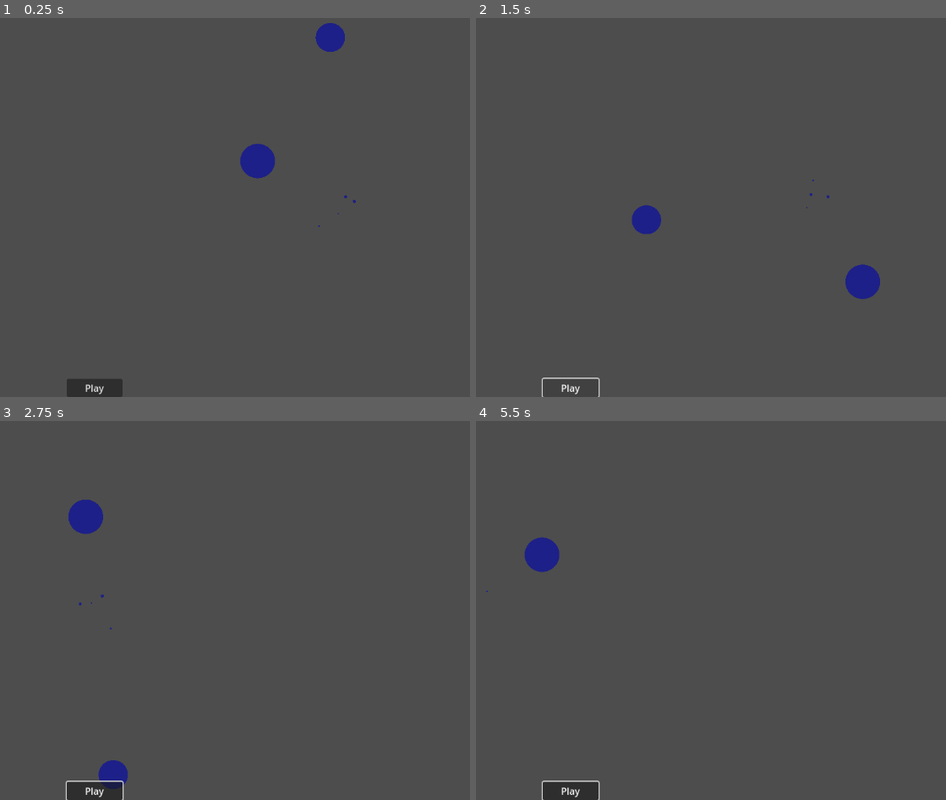
Above: before the commit, frames 1-4 (two rows, left to right).
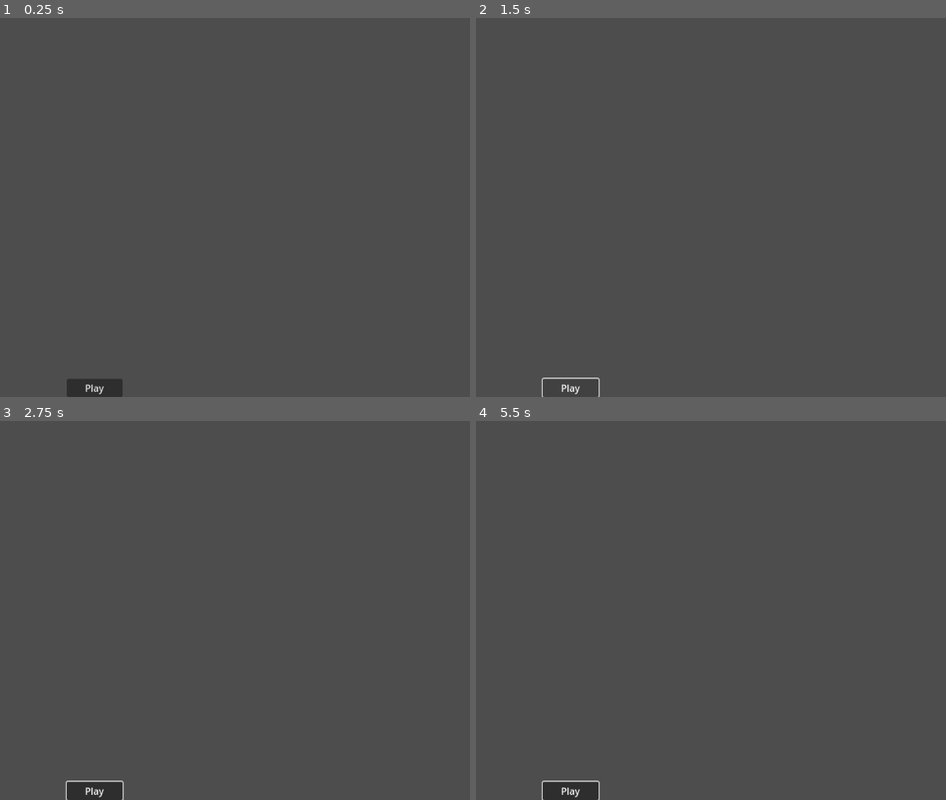
Above: after the commit, the same moments.

Repository: NayrbEroom/Space-Game-Take-Two
Game: Godot game, scene res://Scenes/main.tscn
Two runs of this game, one before a commit and one after it. Both use one fixed random seed, a clock stepped at 60 frames per second and the inputs below.
Inputs (mouse positions are in pixels of both pictures, inside the frame that each line leads up to):
- Up to frame 1 (0.25 s): no input
- Up to frame 2 (1.5 s): click "Play" at 0.5 s; click "Play" at 1.25 s
- Up to frame 3 (2.75 s): tap Enter at 2 s; move the mouse to (outside the picture) at 2.02 s; hold Right (ui_right) from 2.03 s (still down); click (outside the picture) at 2.17 s
- Up to frame 4 (5.5 s): release Right (ui_right) at 2.75 s; drag from (678, 629) to (781, 686) at 2.77 s; tap Space at 3.5 s; move the mouse to (880, 527) at 3.52 s; hold Right (ui_right) 3.53-4.25 s; drag from (781, 686) to (612, 553) at 4.27 s; tap Enter at 5 s; move the mouse to (outside the picture) at 5.02 s; hold Left (ui_left) from 5.03 s (still down)

The runs differ from the first frame. In frame 1, 0.9% of the frame differs, in the area x 51-76%, y 1-56%; in frame 2, 0.9%, in the area x 33-86%, y 42-75%; in frame 3, 0.8%; in frame 4, 0.5%.
Error after the commit: Invalid assignment of property or key 'orbital_inclination' with value of type 'float' on a base object of type 'Node2D (Planet)'. (res://Scenes/solar_system/p…

Commit message:
changing planetGeneration to make more sense for me

Diff:
--- a/Classes/Planet.gd
+++ b/Classes/Planet.gd
@@ -1,47 +1,50 @@
 extends Node2D
 
+class_name Planet
 
-var mass_kg: float
-var diameter_km: float
-var density_kg_m3: float
-var gravity_m_s2: float
-var escape_velocity_km_s: float
-var rotation_period_hours: float
-var length_of_day_hours: float
-var distance_from_sun_km: int
-var perihelion_km: int
-var aphelion_km: int
-var orbital_period_days: float
-var orbital_velocity_km_s: float
+var mass: String #kg
+var diameter: float #km
+var density: float #kg/m^3
+var gravity: float #m/s^2
+var escape_velocity: float #km/s
+var rotation_period: float #hours
+var length_of_day: float #hours
+var distance_from_sun: int #km
+var perihelion: int #km
+var aphelion: int #km
+var orbital_period: float #days
+var orbital_velocity: float #km/s
 var orbital_inclination_degrees: float
 var orbital_eccentricity: float
 var obliquity_to_orbit_degrees: float
-var mean_temperature_celsius: int
-var surface_pressure_bars: int
+var mean_temperature: int #celsius
+var surface_pressure: int #bars
 var number_of_moons: int
 var ring_system: bool
 var global_magnetic_field: bool
-var orbit_angle: float = 0.0
-var orbit_radius: int = 0
+var orbit_angle: float
+var orbit_radius: int
 
 func _init():
-	mass_kg = 0.0
-	diameter_km = 0.0
-	density_kg_m3 = 0.0
-	gravity_m_s2 = 0.0
-	escape_velocity_km_s = 0.0
-	rotation_period_hours = 0.0
-	length_of_day_hours = 0.0
-	distance_from_sun_km = 0
-	perihelion_km = 0
-	aphelion_km = 0
-	orbital_period_days = 0.0
-	orbital_velocity_km_s = 0.0
+	mass = ""
+	diameter = 0.0
+	density = 0.0
+	gravity = 0.0
+	escape_velocity = 0.0
+	rotation_period = 0.0
+	length_of_day = 0.0
+	distance_from_sun = 0
+	perihelion = 0
+	aphelion = 0
+	orbital_period = 0.0
+	orbital_velocity = 0.0
 	orbital_inclination_degrees = 0.0
 	orbital_eccentricity = 0.0
 	obliquity_to_orbit_degrees = 0.0
-	mean_temperature_celsius = 0
-	surface_pressure_bars = 0
+	mean_temperature = 0
+	surface_pressure = 0
 	number_of_moons = 0
 	ring_system = false
 	global_magnetic_field = false
+	orbit_angle = 0.0
+	orbit_radius = 0
--- a/Scenes/main.tscn
+++ b/Scenes/main.tscn
@@ -1,9 +1,10 @@
-[gd_scene load_steps=5 format=3 uid="uid://ddgo67e6ieaqg"]
+[gd_scene load_steps=6 format=3 uid="uid://ddgo67e6ieaqg"]
 
 [ext_resource type="PackedScene" uid="uid://datjdohaxqwps" path="res://Scenes/solar_system.tscn" id="1_c13n6"]
 [ext_resource type="Script" path="res://Scenes/main/main.gd" id="1_eof0r"]
 [ext_resource type="Script" path="res://Scenes/main/mainCamera.gd" id="2_nwgbq"]
 [ext_resource type="PackedScene" uid="uid://p15qlh882irx" path="res://Scenes/time_keeper.tscn" id="3_2pccp"]
+[ext_resource type="Script" path="res://Scenes/solar_system/planetGeneration copy.gd" id="4_6xju8"]
 
 [node name="Main" type="Node2D"]
 script = ExtResource("1_eof0r")
@@ -12,8 +13,20 @@
 [node name="Time Keeper" parent="." instance=ExtResource("3_2pccp")]
 
 [node name="Solar System" parent="." instance=ExtResource("1_c13n6")]
+script = ExtResource("4_6xju8")
 
 [node name="Main Camera" type="Camera2D" parent="."]
 script = ExtResource("2_nwgbq")
 panSpeed = 10.0
 zoomIncrement = 1.0
+
+[node name="GUI" type="CanvasLayer" parent="."]
+
+[node name="playButton" type="Button" parent="GUI"]
+offset_left = 114.0
+offset_top = 617.0
+offset_right = 209.0
+offset_bottom = 648.0
+text = "Play"
+
+[connection signal="pressed" from="GUI/playButton" to="Time Keeper" method="_on_play_button_pressed"]
--- a/Scenes/solar_system.tscn
+++ b/Scenes/solar_system.tscn
@@ -1,7 +1,7 @@
 [gd_scene load_steps=3 format=3 uid="uid://datjdohaxqwps"]
 
 [ext_resource type="Script" path="res://Scenes/solar_system/solarSystemScaling.gd" id="1_ogbh7"]
-[ext_resource type="Script" path="res://Scenes/solar_system/planetGeneration.gd" id="2_oufs1"]
+[ext_resource type="Script" path="res://Scenes/solar_system/planetGeneration copy.gd" id="2_cphiw"]
 
 [node name="Solar System" type="Node2D"]
 script = ExtResource("1_ogbh7")
@@ -9,9 +9,7 @@
 [node name="Orbitals" type="Node2D" parent="."]
 
 [node name="Planet Container" type="Node2D" parent="Orbitals"]
-script = ExtResource("2_oufs1")
-radiusHalfSize = 25.0
-posXHalfSize = 5000.0
+script = ExtResource("2_cphiw")
 
 [node name="Asteroid Container" type="Node2D" parent="Orbitals"]
 
--- /dev/null
+++ b/Scenes/solar_system/planetGeneration copy.gd
@@ -0,0 +1,54 @@
+extends Node2D
+
+#exports
+@export var debug: bool = false
+
+
+#inmports
+@onready var timeKeeper = get_node("../root/TimeKeeper")
+@onready var globalDate = Global.globalDate
+@onready var Planet = preload("res://Classes/Planet.gd")
+
+
+
+
+
+func _ready():
+
+	initPlanets()
+
+
+
+#need to set start location based on timeKeeper date
+func initPlanets():
+	var planetInput = FileReader.read_file("res://sol_planets.json")
+
+	for planetName in planetInput:
+		var currentPlanet = Planet.new()
+		var data = planetInput[planetName]
+
+		currentPlanet.name = planetName
+		currentPlanet.mass = str(data["Mass"])
+		currentPlanet.distance_from_sun = data["Distance from Sun"]
+		currentPlanet.orbital_period = data["Orbital Period"]
+		currentPlanet.orbital_eccentricity = data["Orbital Eccentricity"]
+		currentPlanet.orbital_inclination = data["Orbital Inclination"]
+		currentPlanet.perihelion = data["Perihelion"]
+		currentPlanet.aphelion = data["Aphelion"]
+
+		getPlanetPosition(currentPlanet.perihelion, currentPlanet.aphelion, currentPlanet.orbital_period, currentPlanet.orbital_eccentricity, currentPlanet.orbital_inclination, globalDate.get)
+
+
+		#init location
+		var planetLocation = Vector2(currentPlanet.distance_from_sun,0)
+
+
+func getPlanetPosition(perihelion: float, aphelion: float, orbital_period: float, orbital_eccentricity: float, orbital_inclination: float, current_time: float) -> Vector2:
+	var a = (perihelion + aphelion) / 2
+	var b = a * sqrt(1 - pow(orbital_eccentricity, 2))
+	var theta = 2 * PI * current_time / orbital_period
+	var x = a * cos(theta)
+	var y = b * sin(theta)
+	var x_prime = x * cos(orbital_inclination) - y * sin(orbital_inclination)
+	var y_prime = x * sin(orbital_inclination) + y * cos(orbital_inclination)
+	return Vector2(x_prime, y_prime)
--- a/Scenes/time_keeper.tscn
+++ b/Scenes/time_keeper.tscn
@@ -4,14 +4,4 @@
 
 [node name="Time Keeper" type="Node"]
 script = ExtResource("1_3sb2p")
-
-[node name="GUI" type="CanvasLayer" parent="."]
-
-[node name="playButton" type="Button" parent="GUI"]
-offset_left = 114.0
-offset_top = 617.0
-offset_right = 209.0
-offset_bottom = 648.0
-text = "Play"
-
-[connection signal="pressed" from="GUI/playButton" to="." method="_on_play_button_pressed"]
+debug = true
--- a/Scenes/time_keeper/timeKeeper.gd
+++ b/Scenes/time_keeper/timeKeeper.gd
@@ -10,7 +10,8 @@
 
 func _ready():
 	Global.globalDate = DateObject.new(26, 12, 2023)
-	Global.globalDate.printDate()
+	if debug:
+		Global.globalDate.printDate()
 
 
 func advanceTime(amount):
@@ -19,10 +20,15 @@
 	Global.globalDate.advanceDay(amount)
 	Global.globalDate.printDate()
 
+var lastDate = null  # Add this variable to store the date of the last update
+
 func movePlanets(amount):
+	var currentDate = Global.globalDate.getDay() + Global.globalDate.getMonth() * 30 + Global.globalDate.getYear() * 365
+	var daysPassed = currentDate - lastDate if lastDate else 0
+	lastDate = currentDate  # Update the lastDate variable
+
 	for planet in planetContainer.get_children():
 		var newPosition = Vector2()
-		var daysPassed = Global.globalDate.getDay() + Global.globalDate.getMonth() * 30 + Global.globalDate.getYear() * 365
 		var angle = (daysPassed * 2 * PI) / planet.orbital_period_days  # Calculate a different angle for each planet
 		planet.orbit_angle += angle  # Add the calculated angle to the planet's orbit_angle
 		newPosition.x = planet.orbit_radius * cos(planet.orbit_angle)
@@ -31,7 +37,6 @@
 		if debug:
 			print(planet.position)
 
-
 func _on_play_button_pressed():
 	if debug:
 		print("Pressed")
--- a/sol_planets.json
+++ b/sol_planets.json
@@ -1,20 +1,20 @@
 {
   "Mercury": {
-	"Mass (kg)": 330000000000000000000000,
-	"Diameter (km)": 4879,
-	"Density (kg/m3)": 5427,
-	"Gravity (m/s2)": 3.7,
-	"Escape Velocity (km/s)": 4.3,
-	"Rotation Period (hours)": 1407.6,
-	"Length of Day (hours)": 4222.6,
-	"Distance from Sun (km)": 57900000,
-	"Perihelion (km)": 46000000,
-	"Aphelion (km)": 69800000,
-	"Orbital Period (days)": 88.0,
-	"Orbital Velocity (km/s)": 47.4,
-	"Orbital Inclination (degrees)": 7.0,
+	"Mass": 330000000000000000000000,
+	"Diameter": 4879,
+	"Density": 5427,
+	"Gravity": 3.7,
+	"Escape Velocity": 4.3,
+	"Rotation Period": 1407.6,
+	"Length of Day": 4222.6,
+	"Distance from Sun": 57900000,
+	"Perihelion": 46000000,
+	"Aphelion": 69800000,
+	"Orbital Period": 88.0,
+	"Orbital Velocity": 47.4,
+	"Orbital Inclination": 7.0,
 	"Orbital Eccentricity": 0.206,
-	"Obliquity to Orbit (degrees)": 0.034,
+	"Obliquity to Orbit": 0.034,
 	"Mean Temperature (C)": 167,
 	"Surface Pressure (bars)": 0,
 	"Number of Moons": 0,
@@ -22,21 +22,21 @@
 	"Global Magnetic Field": "Yes"
   },
   "Venus": {
-	"Mass (kg)": 4870000000000000000000000,
-	"Diameter (km)": 12104,
-	"Density (kg/m3)": 5243,
-	"Gravity (m/s2)": 8.9,
-	"Escape Velocity (km/s)": 10.4,
-	"Rotation Period (hours)": -5832.5,
-	"Length of Day (hours)": 2802.0,
-	"Distance from Sun (km)": 108200000,
-	"Perihelion (km)": 107500000,
-	"Aphelion (km)": 108900000,
-	"Orbital Period (days)": 224.7,
-	"Orbital Velocity (km/s)": 35.0,
-	"Orbital Inclination (degrees)": 3.4,
+	"Mass": 4870000000000000000000000,
+	"Diameter": 12104,
+	"Density": 5243,
+	"Gravity": 8.9,
+	"Escape Velocity": 10.4,
+	"Rotation Period": -5832.5,
+	"Length of Day": 2802.0,
+	"Distance from Sun": 108200000,
+	"Perihelion": 107500000,
+	"Aphelion": 108900000,
+	"Orbital Period": 224.7,
+	"Orbital Velocity": 35.0,
+	"Orbital Inclination": 3.4,
 	"Orbital Eccentricity": 0.007,
-	"Obliquity to Orbit (degrees)": 177.4,
+	"Obliquity to Orbit": 177.4,
 	"Mean Temperature (C)": 464,
 	"Surface Pressure (bars)": 92,
 	"Number of Moons": 0,
@@ -44,21 +44,21 @@
 	"Global Magnetic Field": "No"
   },
   "Earth": {
-	"Mass (kg)": 5970000000000000000000000,
-	"Diameter (km)": 12756,
-	"Density (kg/m3)": 5514,
-	"Gravity (m/s2)": 9.8,
-	"Escape Velocity (km/s)": 11.2,
-	"Rotation Period (hours)": 23.9,
-	"Length of Day (hours)": 24.0,
-	"Distance from Sun (km)": 149600000,
-	"Perihelion (km)": 147100000,
-	"Aphelion (km)": 152100000,
-	"Orbital Period (days)": 365.2,
-	"Orbital Velocity (km/s)": 29.8,
-	"Orbital Inclination (degrees)": 0.0,
+	"Mass": 5970000000000000000000000,
+	"Diameter": 12756,
+	"Density": 5514,
+	"Gravity": 9.8,
+	"Escape Velocity": 11.2,
+	"Rotation Period": 23.9,
+	"Length of Day": 24.0,
+	"Distance from Sun": 149600000,
+	"Perihelion": 147100000,
+	"Aphelion": 152100000,
+	"Orbital Period": 365.2,
+	"Orbital Velocity": 29.8,
+	"Orbital Inclination": 0.0,
 	"Orbital Eccentricity": 0.017,
-	"Obliquity to Orbit (degrees)": 23.4,
+	"Obliquity to Orbit": 23.4,
 	"Mean Temperature (C)": 15,
 	"Surface Pressure (bars)": 1,
 	"Number of Moons": 1,
@@ -66,21 +66,21 @@
 	"Global Magnetic Field": "Yes",
 	"Moons": {
 		"Moon": {
-			"Mass (kg)": 73000000000000000000000,
-			"Diameter (km)": 3475,
-			"Density (kg/m3)": 3340,
-			"Gravity (m/s2)": 1.6,
-			"Escape Velocity (km/s)": 2.4,
-			"Rotation Period (hours)": 655.7,
-			"Length of Day (hours)": 708.7,
-			"Distance from Sun (km)": 384000,
-			"Perihelion (km)": 363000,
-			"Aphelion (km)": 406000,
-			"Orbital Period (days)": 27.3,
-			"Orbital Velocity (km/s)": 1.0,
-			"Orbital Inclination (degrees)": 5.1,
+			"Mass": 73000000000000000000000,
+			"Diameter": 3475,
+			"Density": 3340,
+			"Gravity": 1.6,
+			"Escape Velocity": 2.4,
+			"Rotation Period": 655.7,
+			"Length of Day": 708.7,
+			"Distance from Sun": 384000,
+			"Perihelion": 363000,
+			"Aphelion": 406000,
+			"Orbital Period": 27.3,
+			"Orbital Velocity": 1.0,
+			"Orbital Inclination": 5.1,
 			"Orbital Eccentricity": 0.055,
-			"Obliquity to Orbit (degrees)": 6.7,
+			"Obliquity to Orbit": 6.7,
 			"Mean Temperature (C)": -20,
 			"Surface Pressure (bars)": 0,
 			"Number of Moons": 0,
@@ -90,21 +90,21 @@
 		}
   },
   "Mars": {
-	"Mass (kg)": 642000000000000000000000,
-	"Diameter (km)": 6792,
-	"Density (kg/m3)": 3934,
-	"Gravity (m/s2)": 3.7,
-	"Escape Velocity (km/s)": 5.0,
-	"Rotation Period (hours)": 24.6,
-	"Length of Day (hours)": 24.7,
-	"Distance from Sun (km)": 228000000,
-	"Perihelion (km)": 206700000,
-	"Aphelion (km)": 249300000,
-	"Orbital Period (days)": 687.0,
-	"Orbital Velocity (km/s)": 24.1,
-	"Orbital Inclination (degrees)": 1.8,
+	"Mass": 642000000000000000000000,
+	"Diameter": 6792,
+	"Density": 3934,
+	"Gravity": 3.7,
+	"Escape Velocity": 5.0,
+	"Rotation Period": 24.6,
+	"Length of Day": 24.7,
+	"Distance from Sun": 228000000,
+	"Perihelion": 206700000,
+	"Aphelion": 249300000,
+	"Orbital Period": 687.0,
+	"Orbital Velocity": 24.1,
+	"Orbital Inclination": 1.8,
 	"Orbital Eccentricity": 0.094,
-	"Obliquity to Orbit (degrees)": 25.2,
+	"Obliquity to Orbit": 25.2,
 	"Mean Temperature (C)": -65,
 	"Surface Pressure (bars)": 0.01,
 	"Number of Moons": 2,
@@ -112,21 +112,21 @@
 	"Global Magnetic Field": "No"
   },
   "Jupiter": {
-	"Mass (kg)": 1898000000000000000000000,
-	"Diameter (km)": 142984,
-	"Density (kg/m3)": 1326,
-	"Gravity (m/s2)": 23.1,
-	"Escape Velocity (km/s)": 59.5,
-	"Rotation Period (hours)": 9.9,
-	"Length of Day (hours)": 9.9,
-	"Distance from Sun (km)": 778500000,
-	"Perihelion (km)": 740600000,
-	"Aphelion (km)": 816400000,
-	"Orbital Period (days)": 4331,
-	"Orbital Velocity (km/s)": 13.1,
-	"Orbital Inclination (degrees)": 1.3,
+	"Mass": 1898000000000000000000000,
+	"Diameter": 142984,
+	"Density": 1326,
+	"Gravity": 23.1,
+	"Escape Velocity": 59.5,
+	"Rotation Period": 9.9,
+	"Length of Day": 9.9,
+	"Distance from Sun": 778500000,
+	"Perihelion": 740600000,
+	"Aphelion": 816400000,
+	"Orbital Period": 4331,
+	"Orbital Velocity": 13.1,
+	"Orbital Inclination": 1.3,
 	"Orbital Eccentricity": 0.049,
-	"Obliquity to Orbit (degrees)": 3.1,
+	"Obliquity to Orbit": 3.1,
 	"Mean Temperature (C)": -110,
 	"Surface Pressure (bars)": "Unknown",
 	"Number of Moons": 92,
@@ -134,21 +134,21 @@
 	"Global Magnetic Field": "Yes"
   },
   "Saturn": {
-	"Mass (kg)": 568000000000000000000000,
-	"Diameter (km)": 120536,
-	"Density (kg/m3)": 687,
-	"Gravity (m/s2)": 9.0,
-	"Escape Velocity (km/s)": 35.5,
-	"Rotation Period (hours)": 10.7,
-	"Length of Day (hours)": 10.7,
-	"Distance from Sun (km)": 1432000000,
-	"Perihelion (km)": 1357600000,
-	"Aphelion (km)": 1506500000,
-	"Orbital Period (days)": 10747,
-	"Orbital Velocity (km/s)": 9.7,
-	"Orbital Inclination (degrees)": 2.5,
+	"Mass": 568000000000000000000000,
+	"Diameter": 120536,
+	"Density": 687,
+	"Gravity": 9.0,
+	"Escape Velocity": 35.5,
+	"Rotation Period": 10.7,
+	"Length of Day": 10.7,
+	"Distance from Sun": 1432000000,
+	"Perihelion": 1357600000,
+	"Aphelion": 1506500000,
+	"Orbital Period": 10747,
+	"Orbital Velocity": 9.7,
+	"Orbital Inclination": 2.5,
 	"Orbital Eccentricity": 0.052,
-	"Obliquity to Orbit (degrees)": 26.7,
+	"Obliquity to Orbit": 26.7,
 	"Mean Temperature (C)": -140,
 	"Surface Pressure (bars)": "Unknown",
 	"Number of Moons": 83,
@@ -156,21 +156,21 @@
 	"Global Magnetic Field": "Yes"
 	},
   "Uranus": {
-	"Mass (kg)": 86800000000000000000000,
-	"Diameter (km)": 51118,
-	"Density (kg/m3)": 1270,
-	"Gravity (m/s2)": 8.7,
-	"Escape Velocity (km/s)": 21.3,
-	"Rotation Period (hours)": -17.2,
-	"Length of Day (hours)": 17.2,
-	"Distance from Sun (km)": 2867000000,
-	"Perihelion (km)": 2732700000,
-	"Aphelion (km)": 3001400000,
-	"Orbital Period (days)": 30589,
-	"Orbital Velocity (km/s)": 6.8,
-	"Orbital Inclination (degrees)": 0.8,
+	"Mass": 86800000000000000000000,
+	"Diameter": 51118,
+	"Density": 1270,
+	"Gravity": 8.7,
+	"Escape Velocity": 21.3,
+	"Rotation Period": -17.2,
+	"Length of Day": 17.2,
+	"Distance from Sun": 2867000000,
+	"Perihelion": 2732700000,
+	"Aphelion": 3001400000,
+	"Orbital Period": 30589,
+	"Orbital Velocity": 6.8,
+	"Orbital Inclination": 0.8,
 	"Orbital Eccentricity": 0.047,
-	"Obliquity to Orbit (degrees)": 97.8,
+	"Obliquity to Orbit": 97.8,
 	"Mean Temperature (C)": -195,
 	"Surface Pressure (bars)": "Unknown",
 	"Number of Moons": 27,
@@ -178,21 +178,21 @@
 	"Global Magnetic Field": "Yes"
 	},
   "Neptune": {
-	"Mass (kg)": 102000000000000000000000,
-	"Diameter (km)": 49528,
-	"Density (kg/m3)": 1638,
-	"Gravity (m/s2)": 11.0,
-	"Escape Velocity (km/s)": 23.5,
-	"Rotation Period (hours)": 16.1,
-	"Length of Day (hours)": 16.1,
-	"Distance from Sun (km)": 4515000000,
-	"Perihelion (km)": 4471100000,
-	"Aphelion (km)": 4558900000,
-	"Orbital Period (days)": 59800,
-	"Orbital Velocity (km/s)": 5.4,
-	"Orbital Inclination (degrees)": 1.8,
+	"Mass": 102000000000000000000000,
+	"Diameter": 49528,
+	"Density": 1638,
+	"Gravity": 11.0,
+	"Escape Velocity": 23.5,
+	"Rotation Period": 16.1,
+	"Length of Day": 16.1,
+	"Distance from Sun": 4515000000,
+	"Perihelion": 4471100000,
+	"Aphelion": 4558900000,
+	"Orbital Period": 59800,
+	"Orbital Velocity": 5.4,
+	"Orbital Inclination": 1.8,
 	"Orbital Eccentricity": 0.010,
-	"Obliquity to Orbit (degrees)": 28.3,
+	"Obliquity to Orbit": 28.3,
 	"Mean Temperature (C)": -200,
 	"Surface Pressure (bars)": "Unknown",
 	"Number of Moons": 14,
@@ -200,21 +200,21 @@
 	"Global Magnetic Field": "Yes"
 	},
   "Pluto": {
-	"Mass (kg)": 13000000000000000000000,
-	"Diameter (km)": 2376,
-	"Density (kg/m3)": 1850,
-	"Gravity (m/s2)": 0.7,
-	"Escape Velocity (km/s)": 1.3,
-	"Rotation Period (hours)": -153.3,
-	"Length of Day (hours)": 153.3,
-	"Distance from Sun (km)": 5906400000,
-	"Perihelion (km)": 4436800000,
-	"Aphelion (km)": 7375900000,
-	"Orbital Period (days)": 90560,
-	"Orbital Velocity (km/s)": 4.7,
-	"Orbital Inclination (degrees)": 17.2,
+	"Mass": 13000000000000000000000,
+	"Diameter": 2376,
+	"Density": 1850,
+	"Gravity": 0.7,
+	"Escape Velocity": 1.3,
+	"Rotation Period": -153.3,
+	"Length of Day": 153.3,
+	"Distance from Sun": 5906400000,
+	"Perihelion": 4436800000,
+	"Aphelion": 7375900000,
+	"Orbital Period": 90560,
+	"Orbital Velocity": 4.7,
+	"Orbital Inclination": 17.2,
 	"Orbital Eccentricity": 0.244,
-	"Obliquity to Orbit (degrees)": 122.5,
+	"Obliquity to Orbit": 122.5,
 	"Mean Temperature (C)": -225,
 	"Surface Pressure (bars)": 0.00001,
 	"Number of Moons": 5,
@@ -222,21 +222,21 @@
 	"Global Magnetic Field": "Unknown"
 	},
 	"Pluto2": {
-	"Mass (kg)": 13000000000000000000000,
-	"Diameter (km)": 23076,
-	"Density (kg/m3)": 1850,
-	"Gravity (m/s2)": 0.7,
-	"Escape Velocity (km/s)": 1.3,
-	"Rotation Period (hours)": -153.3,
-	"Length of Day (hours)": 153.3,
-	"Distance from Sun (km)": 5906800000,
-	"Perihelion (km)": 4436800000,
-	"Aphelion (km)": 7375900000,
-	"Orbital Period (days)": 90560,
-	"Orbital Velocity (km/s)": 4.7,
-	"Orbital Inclination (degrees)": 17.2,
+	"Mass": 13000000000000000000000,
+	"Diameter": 23076,
+	"Density": 1850,
+	"Gravity": 0.7,
+	"Escape Velocity": 1.3,
+	"Rotation Period": -153.3,
+	"Length of Day": 153.3,
+	"Distance from Sun": 5906800000,
+	"Perihelion": 4436800000,
+	"Aphelion": 7375900000,
+	"Orbital Period": 90560,
+	"Orbital Velocity": 4.7,
+	"Orbital Inclination": 17.2,
 	"Orbital Eccentricity": 0.244,
-	"Obliquity to Orbit (degrees)": 122.5,
+	"Obliquity to Orbit": 122.5,
 	"Mean Temperature (C)": -225,
 	"Surface Pressure (bars)": 0.00001,
 	"Number of Moons": 5,
